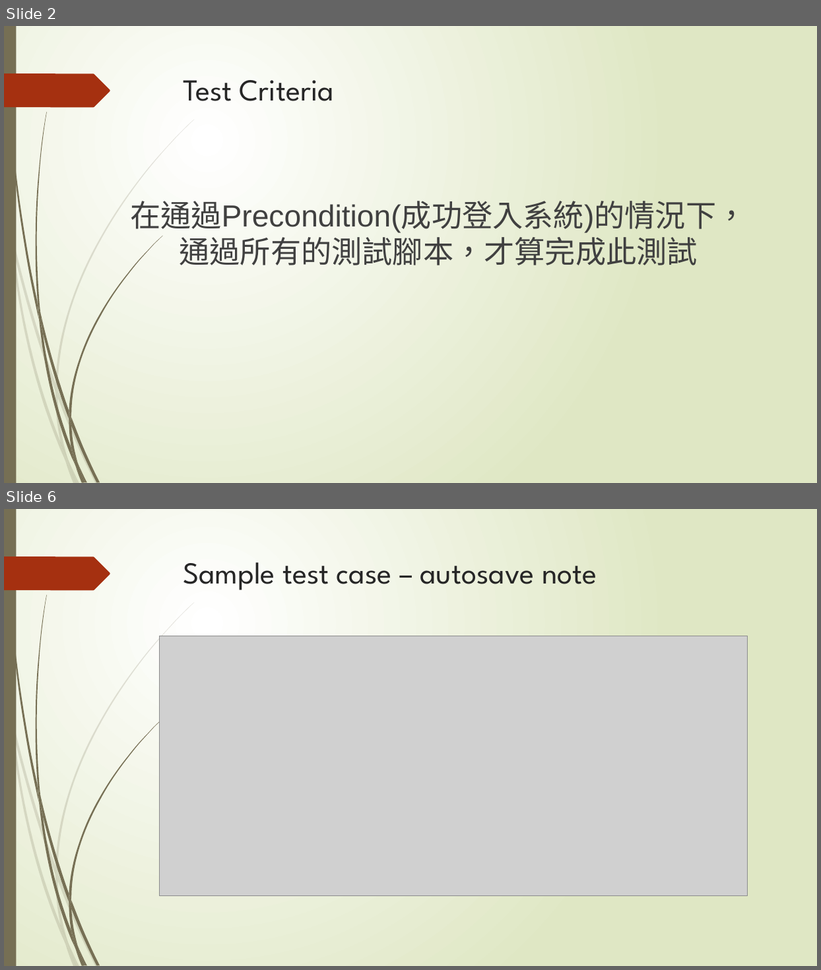
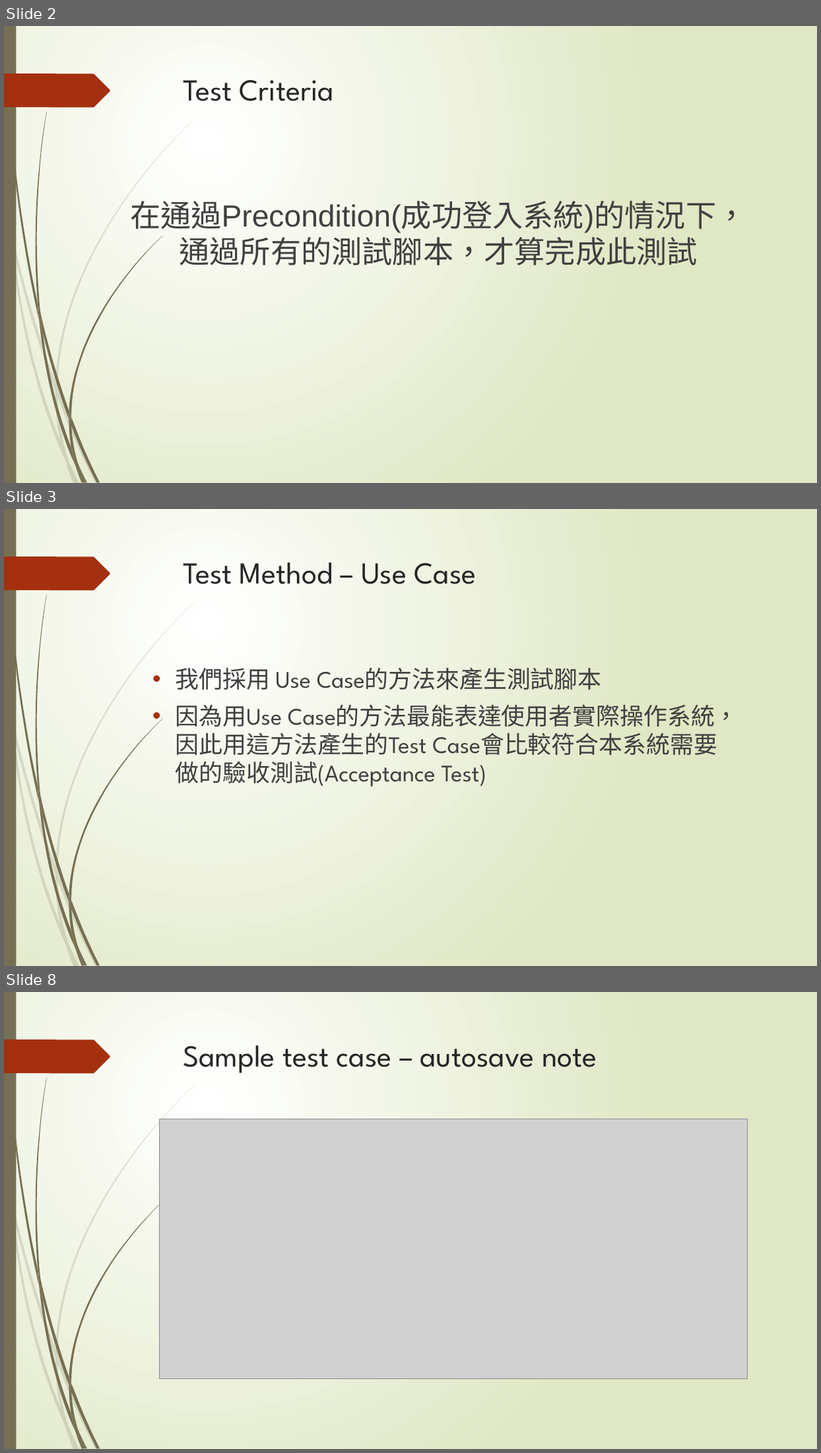
Before and after one commit to LeoLiu1209/STV_Sealnote, a slide deck: document/Final.pptx. Shown one above the other, each under a label of ours: slides 2 and 6 before the commit, slides 2, 3 and 8 after it; the slides between them are not shown. The pictures are 821x970 and 821x1453 pixels, drawn with LibreOffice and Linux fonts; fonts in the diff are those of the drawing; grey boxes stand for pictures. Boxes give left, top, right and bottom in pixels: in the first picture for what was removed or moved away, otherwise in the second. Text is boxed around its words. In the diff, an @@ line names an element or a change of style, - is before the commit and + after.

```diff
--- a/document/Final.pptx
+++ b/document/Final.pptx
@@ slide 3 added at (4,509,817,966), background gradient #FFFFFF to #DFE8C4; not listed: 24 template elements that a slide beside it also shows @@
@@ title added at (183,562,477,584), 36 pt, text #262626 @@
+Test Method – Use Case
@@ text added at (176,667,739,787), 28 pt, text #404040 @@
+• 我們採用 Use Case的方法來產生測試腳本
+• 因為用Use Case的方法最能表達使用者實際操作系統，因此用這方法產生的Test Case會比較符合本系統需要做的驗收測試(Acceptance Test)
@@ what was slide 6 is now slide 8 @@
```
Also in this commit, not shown: 5 slides changed, 1 other slide added.
